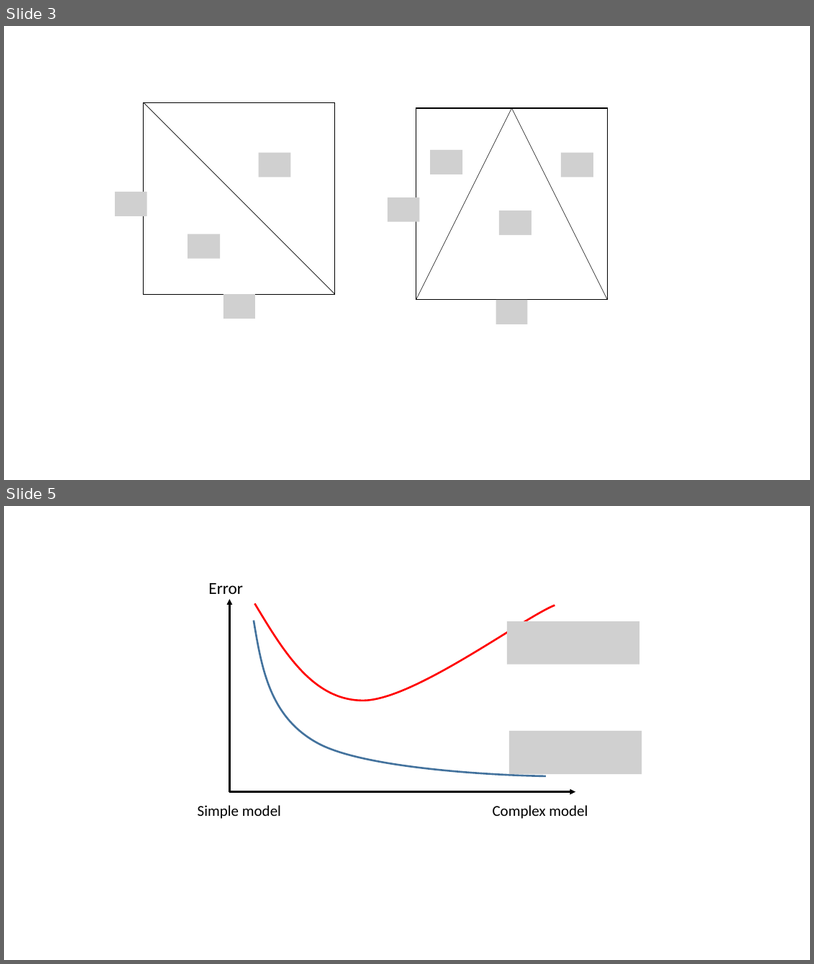
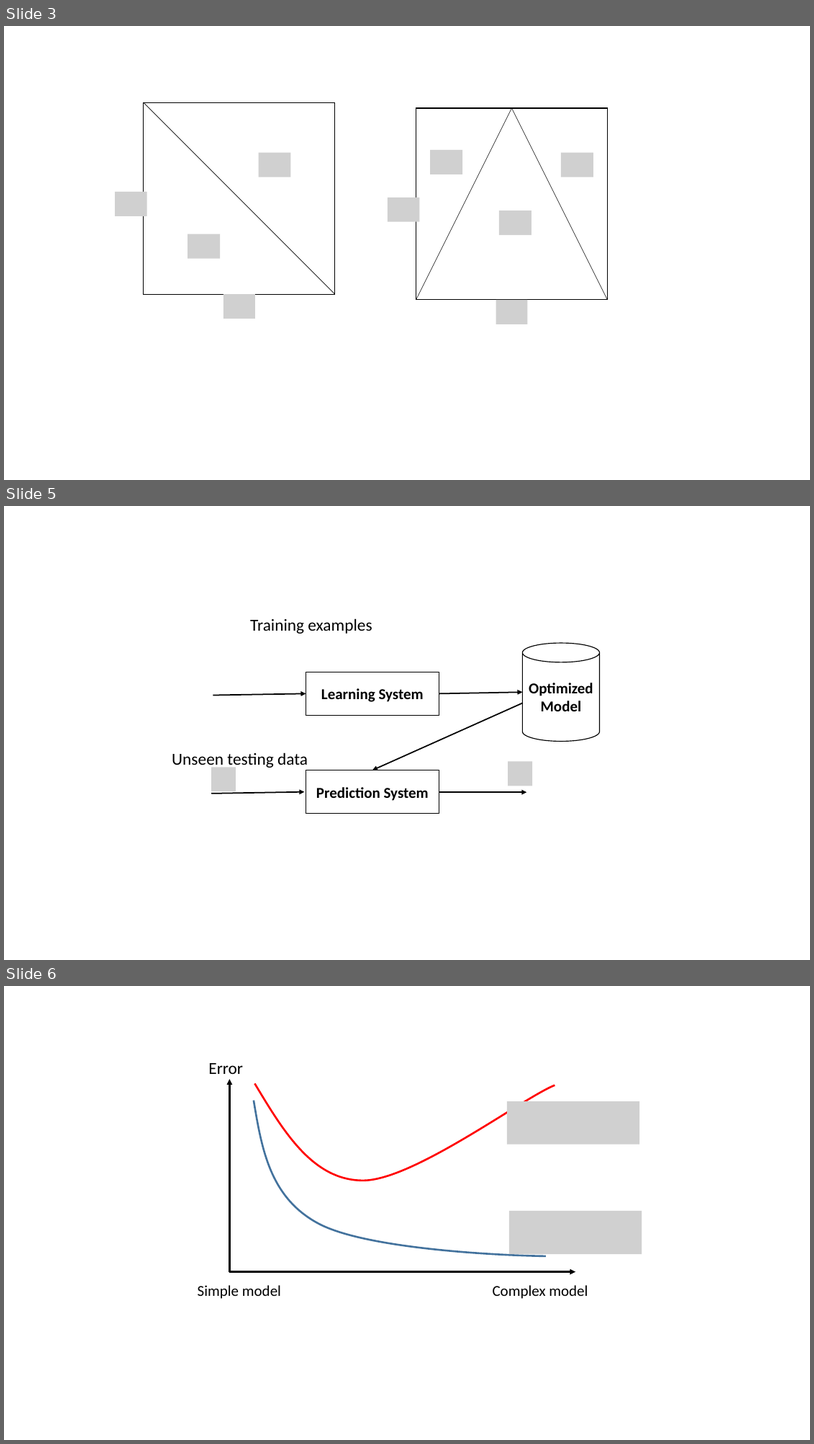
Before and after one commit to yangyutu/EssentialMath, a slide deck: figures/statisticalLearning/supervisedLearningPrinciples/SupervisedLearningPrinciplesFigures.pptx. Shown one above the other, each under a label of ours: slides 3 and 5 before the commit, slides 3, 5 and 6 after it; the slides between them are not shown. The pictures are 814x964 and 814x1444 pixels, drawn with LibreOffice and Linux fonts; fonts in the diff are those of the drawing; grey boxes stand for pictures; background and template pictures are left out. Boxes give left, top, right and bottom in pixels: in the first picture for what was removed or moved away, otherwise in the second. Text is boxed around its words. In the diff, an @@ line names an element or a change of style, - is before the commit and + after.

```diff
--- a/figures/statisticalLearning/supervisedLearningPrinciples/SupervisedLearningPrinciplesFigures.pptx
+++ b/figures/statisticalLearning/supervisedLearningPrinciples/SupervisedLearningPrinciplesFigures.pptx
@@ slide 5 added at [4, 506, 810, 960], background #FFFFFF @@
@@ text added at [250, 618, 372, 633], 20 pt, text #000000 @@
+Training examples
@@ cylinder added at [523, 643, 600, 741], fill #FFFFFF, outline #000000 1 pt, 18 pt, text #000000, bold @@
+Optimized
+Model
@@ rectangle added at [306, 672, 439, 716], fill #FFFFFF, outline #000000 1 pt, 18 pt, text #000000, bold @@
+Learning System
@@ arrow added from (214, 695) to (306, 693), #000000 1.5 pt @@
@@ arrow added from (440, 693) to (523, 692), #000000 1.5 pt @@
@@ arrow added from (523, 703) to (373, 770), #000000 1.5 pt @@
@@ text added at [172, 752, 308, 770], 20 pt, text #000000 @@
+Unseen testing data
@@ picture added at [508, 762, 532, 785] @@
@@ picture added at [211, 767, 236, 791] @@
@@ rectangle added at [306, 770, 439, 813], fill #FFFFFF, outline #000000 1 pt, 18 pt, text #000000, bold @@
+Prediction System
@@ arrow added from (211, 793) to (305, 792), #000000 1.5 pt @@
@@ arrow added from (440, 792) to (527, 792), #000000 1.5 pt @@
@@ what was slide 5 is now slide 6 @@
```
Also in this commit, not shown: 2 slides changed, 19 other files.
